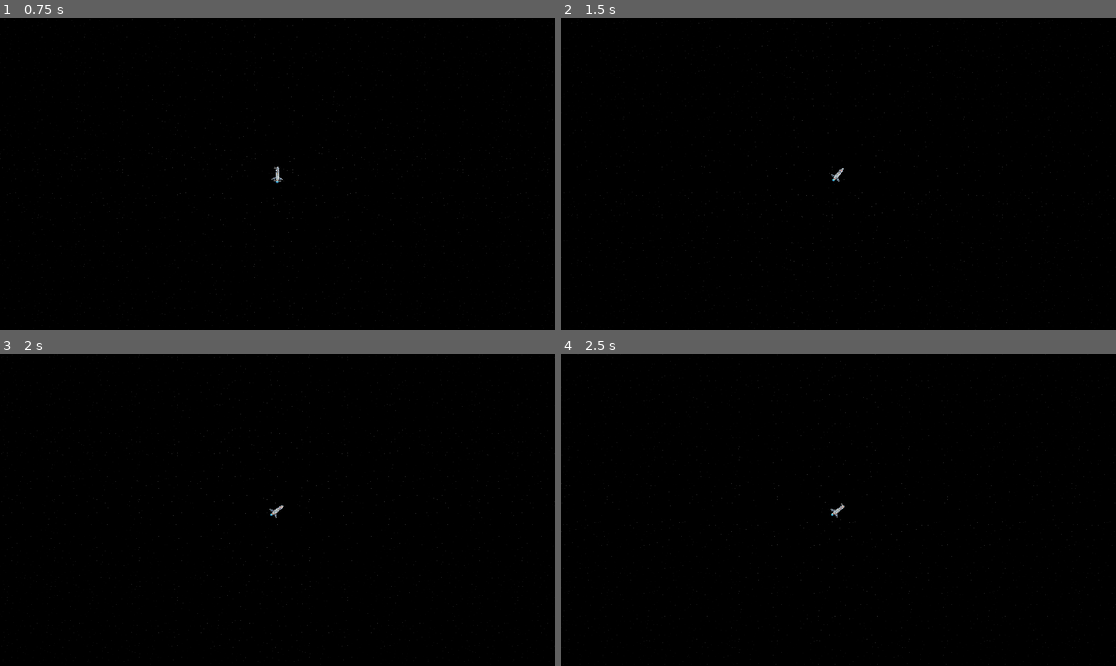
Above: before the commit, frames 1-4 (two rows, left to right).
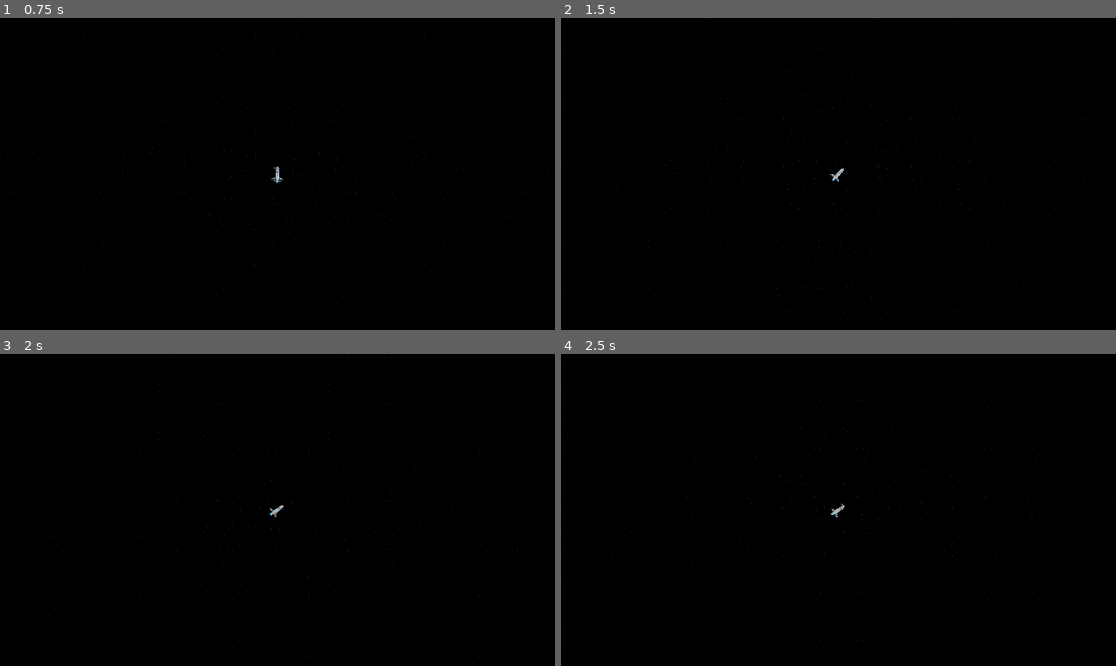
Above: after the commit, the same moments.

Repository: ajn14d/2D_Space_Game_Godot
Game: Godot game, scene res://space_gameplay.tscn
The game is run twice, just before and just after one commit, with the same random seed, the same clock (stepped at 60 frames per second) and the same inputs. The engine's default icon, where the game draws it, is replaced by a stand-in: a white triangle on a blue panel in a dark square.
Inputs:
- Up to frame 1 (0.75 s): tap Enter at 0.5 s; hold E (move_right) from 0.53 s (still down); hold D (rotate_clockwise) from 0.53 s (still down)
- Up to frame 2 (1.5 s): tap A (rotate_counterclockwise) at 0.8, 1.35 s; release E (move_right) at 1.28 s; release D (rotate_clockwise) at 1.28 s; hold Ctrl (brake) from 1.28 s (still down)
- Up to frame 3 (2 s): keep holding Ctrl (brake); tap D (rotate_clockwise) at 1.55 s
- Up to frame 4 (2.5 s): release Ctrl (brake) at 2.03 s; hold E (move_right) from 2.03 s (still down); hold K (Trailer_Door) from 2.03 s (still down); tap A (rotate_counterclockwise) at 2.3 s

Frame 1 is identical in both runs. In frame 2, 0.4% of the frame differs, in the area x 0-100%, y 0-100%; in frame 3, 0.3%; in frame 4, 0.4%.

Commit message:
Player Ship Movement Tweaking
added code to account for counter forces when trying to move simultaneously in opposing directions.

Diff:
--- a/player_ship.gd
+++ b/player_ship.gd
@@ -164,8 +164,10 @@
 	# Access delta time from state
 	var delta = state.get_step()
 
-	# Handle rotation: Apply rotation only when input is held
-	if Input.is_action_pressed("rotate_counterclockwise"):
+	# Handle rotation: Check both inputs and cancel if both are pressed
+	if Input.is_action_pressed("rotate_counterclockwise") and Input.is_action_pressed("rotate_clockwise"):
+		angular_velocity = lerp(angular_velocity, 0.0, 0.04)  # Smooth deceleration
+	elif Input.is_action_pressed("rotate_counterclockwise"):
 		angular_velocity -= ROTATION_SPEED * delta
 	elif Input.is_action_pressed("rotate_clockwise"):
 		angular_velocity += ROTATION_SPEED * delta
@@ -182,19 +184,20 @@
 	# Calculate the left/right (perpendicular) axis
 	var perpendicular_axis = movement_axis.rotated(deg_to_rad(90))  # Perpendicular to the forward direction
 
+	# Handle movement: Check both directions and cancel if both are pressed
+	if Input.is_action_pressed("move_left") and Input.is_action_pressed("move_right"):
+		# Cancel out lateral forces by doing nothing
+		pass
+	elif Input.is_action_pressed("move_right"):
+		custom_velocity += perpendicular_axis * ACCELERATION * delta
+	elif Input.is_action_pressed("move_left"):
+		custom_velocity -= perpendicular_axis * ACCELERATION * delta
+
 	# Apply thrust along the axis defined by Front and Back (forward and backward)
 	if Input.is_action_pressed("move_up"):
 		custom_velocity += movement_axis * ACCELERATION * delta
-
 	elif Input.is_action_pressed("move_down"):
 		custom_velocity -= movement_axis * ACCELERATION * delta
-
-	# Apply strafing along the perpendicular axis (left and right)
-	if Input.is_action_pressed("move_right"):
-		custom_velocity += perpendicular_axis * ACCELERATION * delta
-
-	elif Input.is_action_pressed("move_left"):
-		custom_velocity -= perpendicular_axis * ACCELERATION * delta
 
 	# Limit velocity to max speed
 	if custom_velocity.length() > MAX_SPEED:
@@ -203,6 +206,7 @@
 	# Apply braking if the space key is held
 	if Input.is_action_pressed("brake"):
 		custom_velocity = custom_velocity.move_toward(Vector2.ZERO, BRAKE_FORCE * delta)
+
 
 	# Apply gravity force if inside Bodies gravity area
 	if sun and sun.get_overlapping_bodies().has(self):  # Check if the ship is within the gravity area
